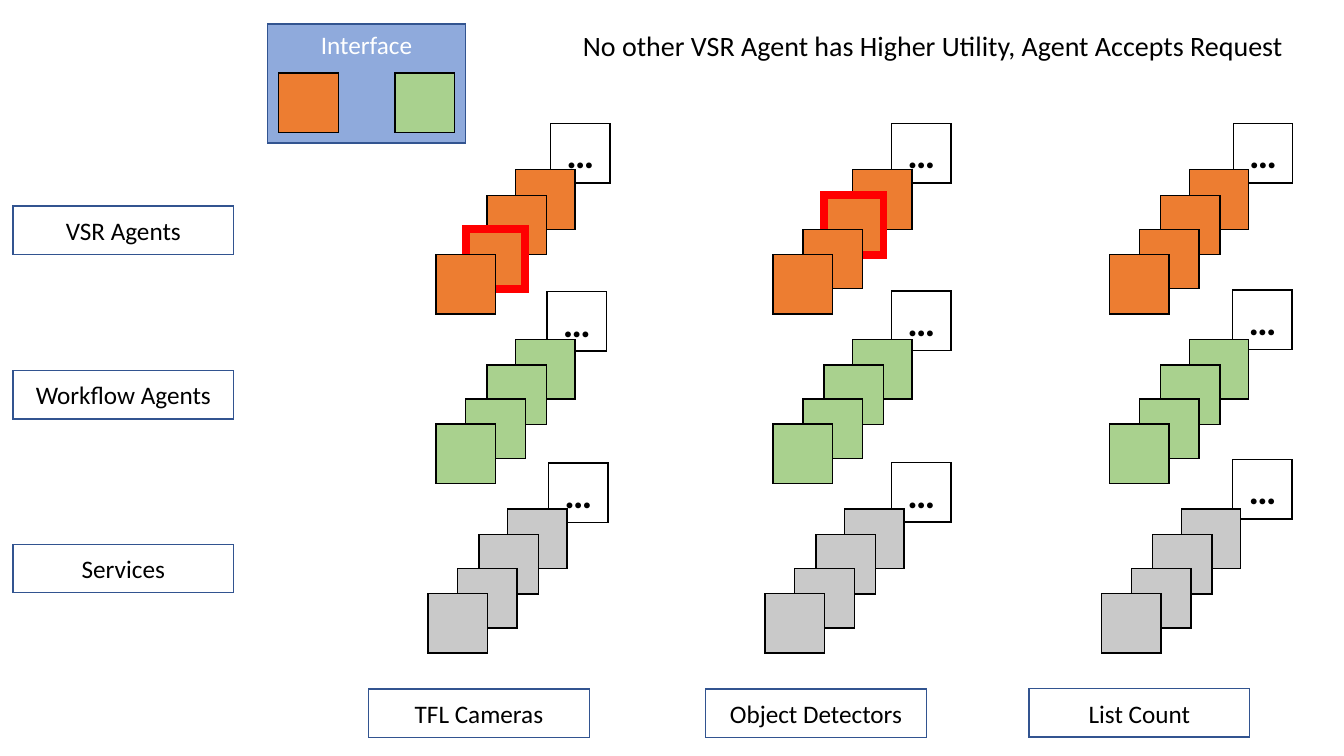
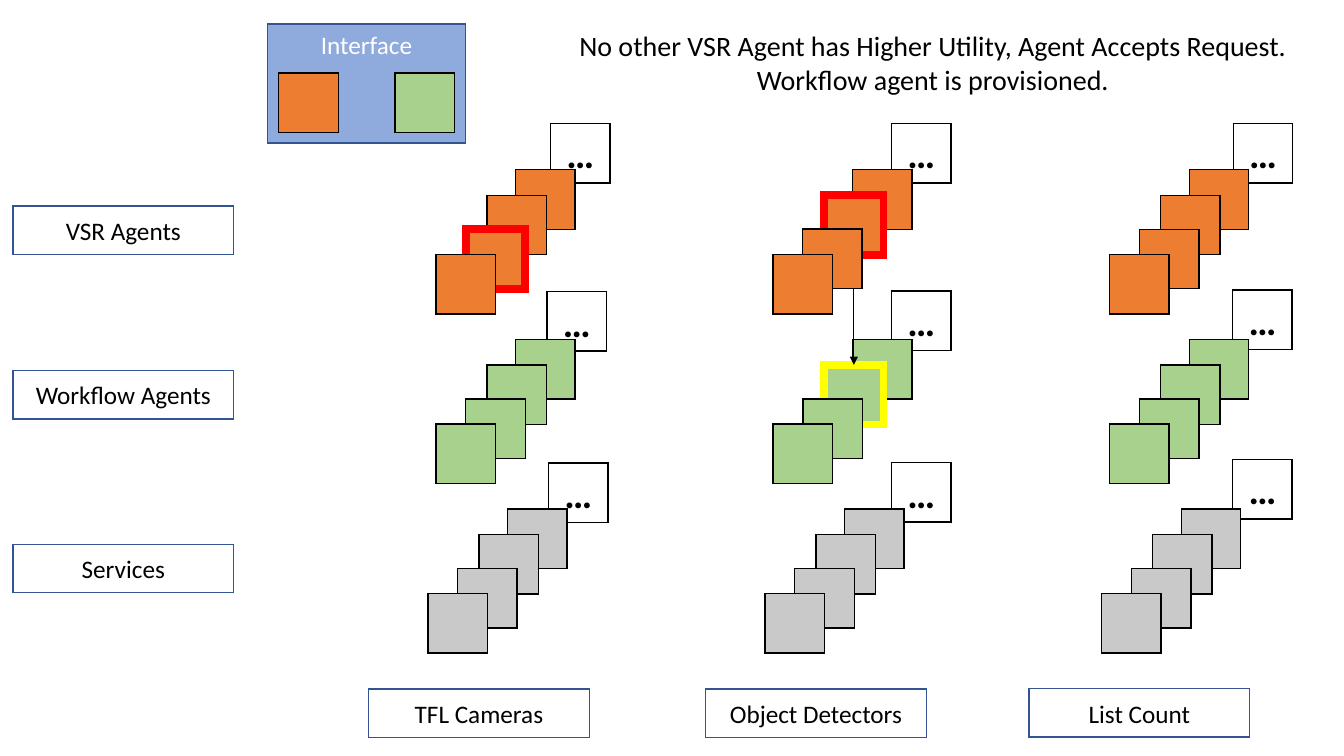
Before and after one commit to dais-ita/csu_fascilitated_by_svr, a slide deck: slide 8 of diagrams/how_many_cars_on_romford_road.pptx. Drawn at 1344x756 pixels with LibreOffice and Linux fonts; fonts in the diff are those of the drawing. Boxes give left, top, right and bottom in pixels: in the first picture for what was removed or moved away, otherwise in the second. Text is boxed around its words. In the diff, an @@ line names an element or a change of style, - is before the commit and + after.

```diff
--- a/diagrams/how_many_cars_on_romford_road.pptx
+++ b/diagrams/how_many_cars_on_romford_road.pptx
@@ text at (579,36,1286,95): text changed @@
-No other VSR Agent has Higher Utility, Agent Accepts Request
+No other VSR Agent has Higher Utility, Agent Accepts Request.
+Workflow agent is provisioned.
@@ arrow added from (854, 255) to (854, 365), #000000 0.5 pt @@
@@ rectangle at (825,365,884,424): outline #000000 1 pt to #FFFF00 5.5 pt @@
```
Also in this commit, not shown: 6 other slides changed, 1 slide removed.
